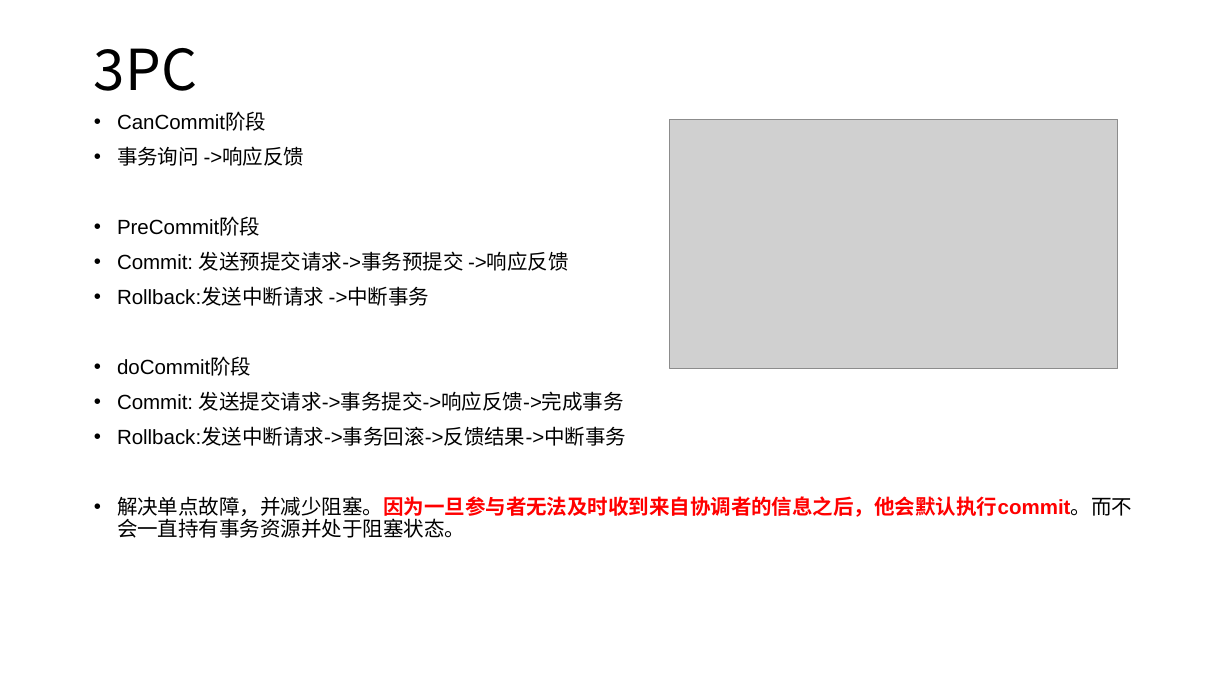
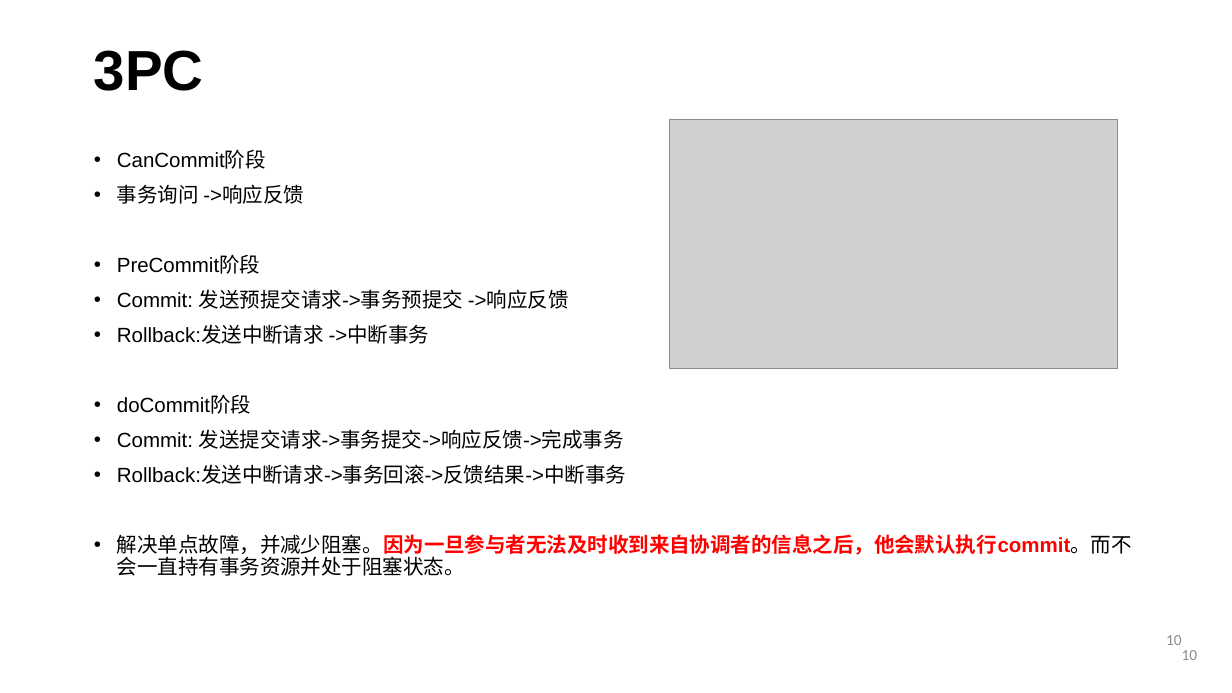
Before and after one commit to courage89/xa_presentation, a slide deck: slide 10 of 分布式事务.pptx (slide 12 before the commit). Drawn at 1232x693 pixels with LibreOffice and Linux fonts; fonts in the diff are those of the drawing; grey boxes stand for pictures; background and template pictures are left out. Boxes give left, top, right and bottom in pixels: in the first picture for what was removed or moved away, otherwise in the second. Text is boxed around its words. In the diff, an @@ line names an element or a change of style, - is before the commit and + after.

Commit message:
分布式事务ppt

```diff
--- a/分布式事务.pptx
+++ b/分布式事务.pptx
@@ title "3PC" at bbox=[94, 50, 204, 91]: font Noto Sans CJK SC to Arial, bold on; vertical alignment middle to top @@
@@ text "CanCommit阶段": place and size @@
-text "CanCommit阶段" at bbox=[117, 113, 1132, 538]
+text "CanCommit阶段" at bbox=[117, 151, 1132, 576]
@@ page number added at bbox=[1166, 635, 1182, 645], 12 pt, text #8C8C8C @@
+10
@@ page number added at bbox=[1182, 650, 1198, 660], 12 pt, text #8C8C8C @@
+10
```
Also in this commit, not shown: 11 other slides changed, 4 slides added, 10 slides removed.
